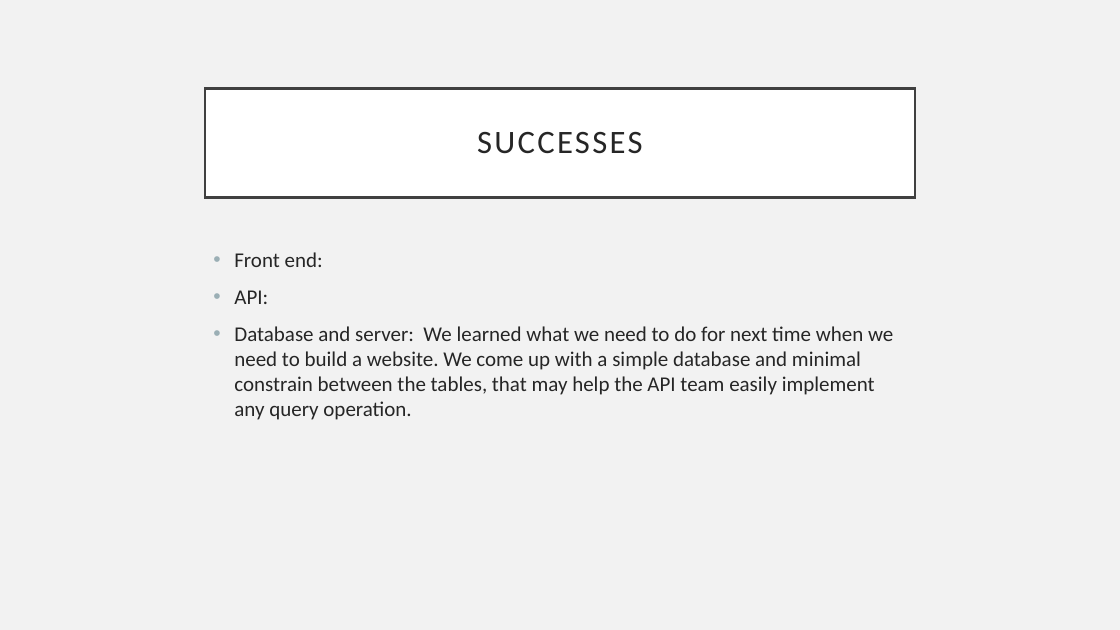
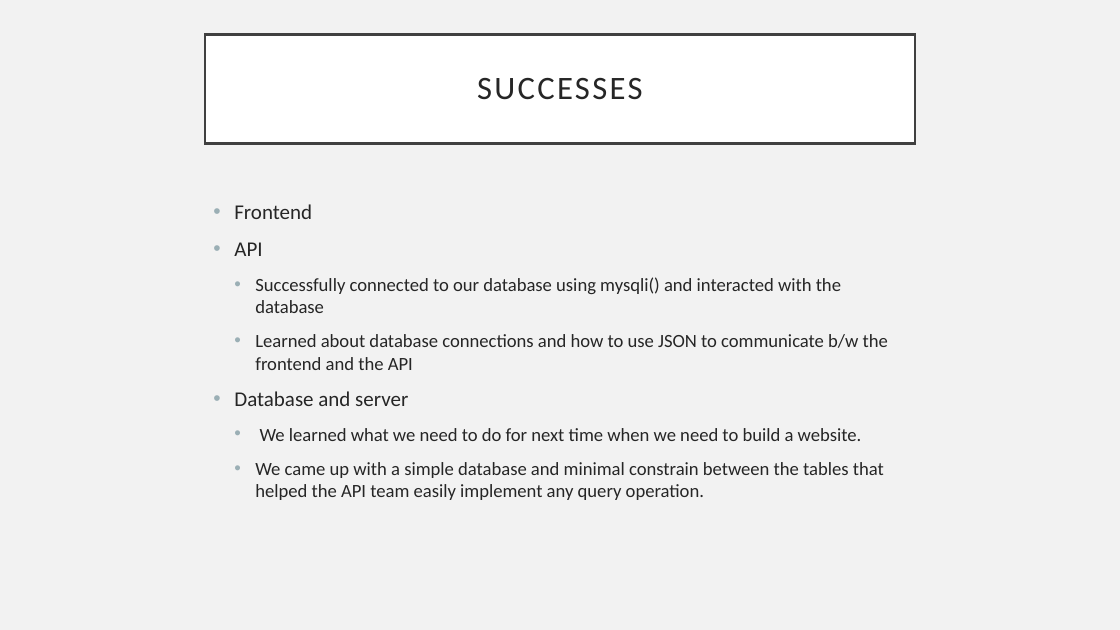
Before and after one commit to SudoKudo/P.O.O.P-Small-Project, a slide deck: slide 9 of SmallProject-Slides.pptx. Drawn at 1120x630 pixels with LibreOffice and Linux fonts; fonts in the diff are those of the drawing. Boxes give left, top, right and bottom in pixels: in the first picture for what was removed or moved away, otherwise in the second. Text is boxed around its words. In the diff, an @@ line names an element or a change of style, - is before the commit and + after.

Commit message:
slides updated 6/3

```diff
--- a/SmallProject-Slides.pptx
+++ b/SmallProject-Slides.pptx
@@ title "SUCCESSES": place and size @@
-title "SUCCESSES" at [205,88,915,197]
+title "SUCCESSES" at [205,34,915,144]
@@ text at [234,204,888,500]: text changed; size 18 to 16 pt @@
-• Front end:
-• API:
-• Database and server: We learned what we need to do for next time when we need to build a website. We come up with a simple database and minimal constrain between the tables, that may help the API team easily implement any query operation.
+• Frontend
+• API
+  • Successfully connected to our database using mysqli() and interacted with the database
+  • Learned about database connections and how to use JSON to communicate b/w the frontend and the API
+• Database and server
+  • We learned what we need to do for next time when we need to build a website.
+  • We came up with a simple database and minimal constrain between the tables that helped the API team easily implement any query operation.
```
Also in this commit, not shown: 5 other slides changed, 4 slides added, 5 slides removed.
